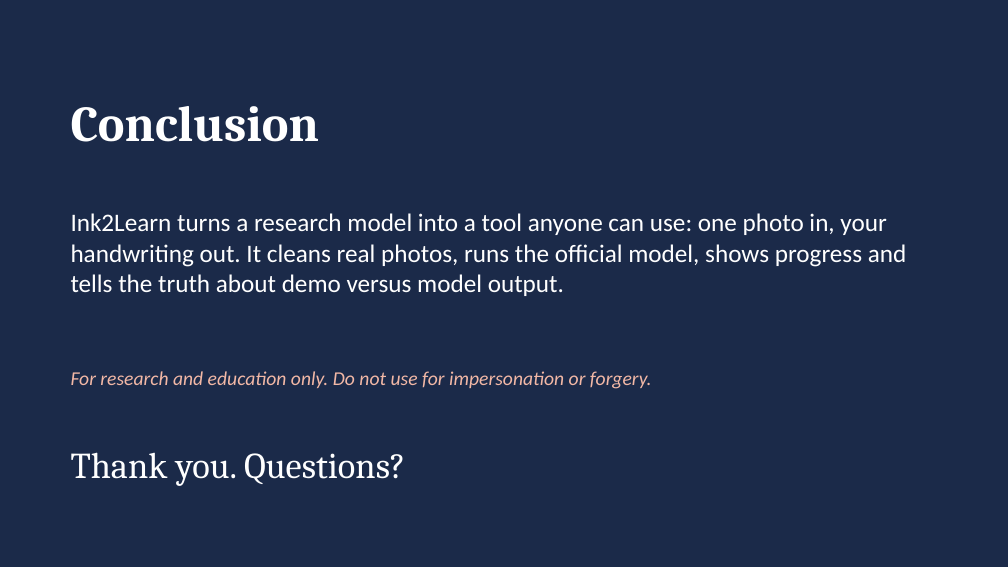
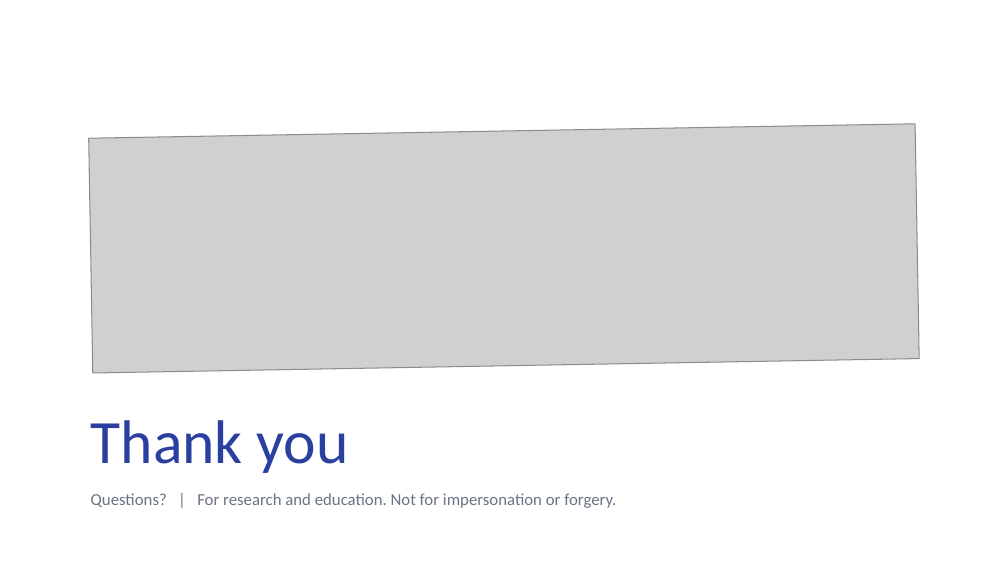
Before and after one commit to choudharyyuvraj/SYNGEN, a slide deck: slide 9 of docs/Ink2Learn_Presentation.pptx (slide 12 before the commit). Drawn at 1008x567 pixels with LibreOffice and Linux fonts; fonts in the diff are those of the drawing; grey boxes stand for pictures; background and template pictures are left out. Boxes give left, top, right and bottom in pixels: in the first picture for what was removed or moved away, otherwise in the second. Text is boxed around its words. In the diff, an @@ line names an element or a change of style, - is before the commit and + after.

```diff
--- a/docs/Ink2Learn_Presentation.pptx
+++ b/docs/Ink2Learn_Presentation.pptx
@@ background #1B2A49 to picture (left out) @@
@@ text removed at box(71, 106, 320, 142) @@
-Conclusion
@@ picture added at box(89, 124, 919, 373) @@
@@ text removed at box(71, 213, 907, 296) @@
-Ink2Learn turns a research model into a tool anyone can use: one photo in, your handwriting out. It cleans real photos, runs the official model, shows progress and tells the truth about demo versus model output.
@@ text at box(91, 420, 349, 473): text changed; size 26 to 44 pt; font Cambria to Calibri; text colour #FFFFFF to #2B3FA0 @@
-Thank you. Questions?
+Thank you
@@ text at box(91, 493, 616, 508): text changed; size 14 to 12 pt; text colour #F2B8A6 to #6B7385; italic off @@
-For research and education only. Do not use for impersonation or forgery.
+Questions? | For research and education. Not for impersonation or forgery.
@@ text "Questions? | For research and ..." at box(91, 493, 616, 508): vertical alignment middle to top @@
```
Also in this commit, not shown: 1 other slide changed, 7 slides added, 10 slides removed.
